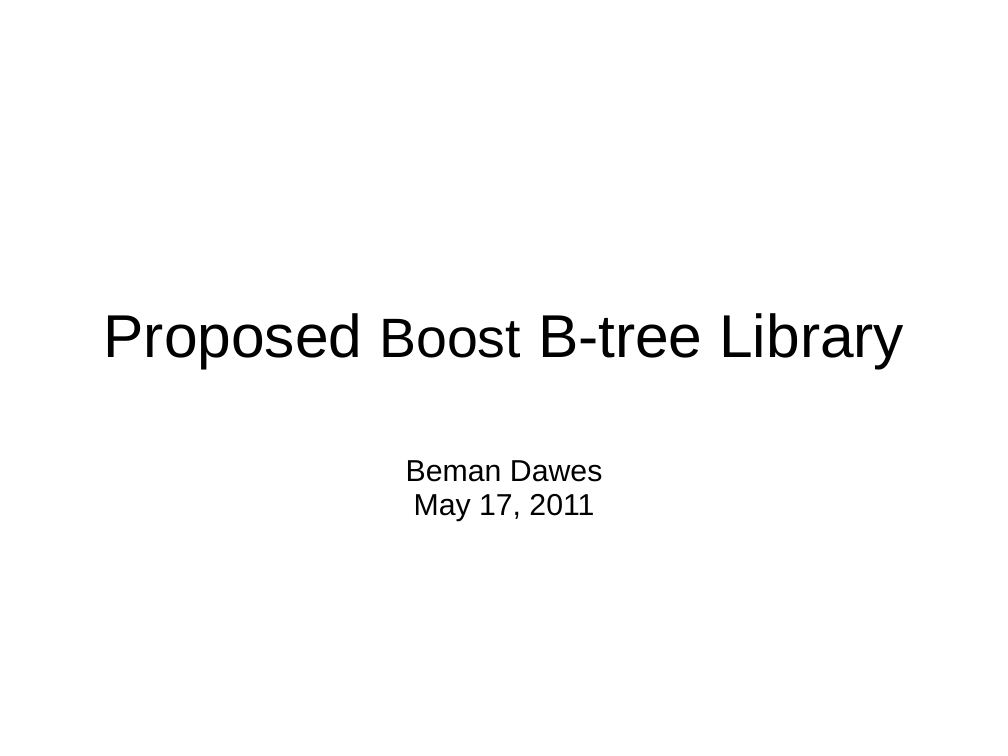
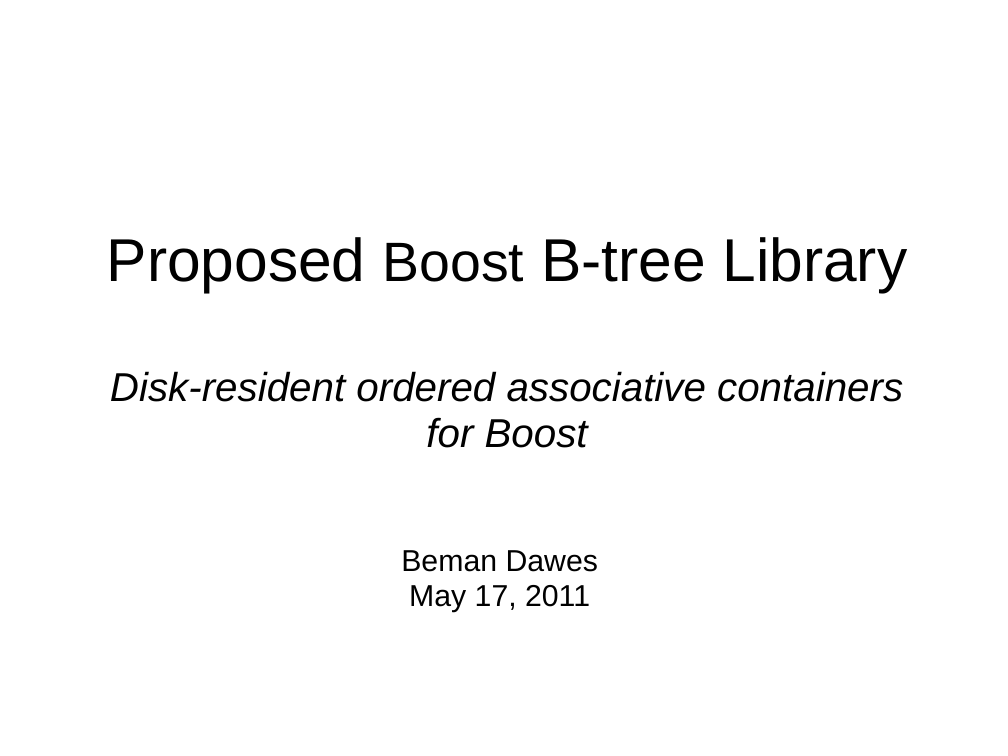
Before and after one commit to Beman/btree, a slide deck: slide 1 of libs/btree/doc/Proposed-B-tree-library.ppt. Drawn at 1008x756 pixels with LibreOffice and Linux fonts; fonts in the diff are those of the drawing; background and template pictures are left out. Boxes give left, top, right and bottom in pixels: in the first picture for what was removed or moved away, otherwise in the second. Text is boxed around its words. In the diff, an @@ line names an element or a change of style, - is before the commit and + after.

Commit message:
Final tweaks

```diff
--- a/libs/btree/doc/Proposed-B-tree-library.ppt
+++ b/libs/btree/doc/Proposed-B-tree-library.ppt
@@ title at [107,237,907,448]: text changed; size 48 to 32 pt; italic on @@
-Proposed Boost B-tree Library
+Proposed Boost B-tree Library
+Disk-resident ordered associative containers for Boost
@@ subtitle "Beman Dawes May 17, 2011": place and size @@
-subtitle "Beman Dawes May 17, 2011" at [406,460,602,521]
+subtitle "Beman Dawes May 17, 2011" at [401,550,598,612]
```
Also in this commit, not shown: 3 other slides changed, 1 slide added.
